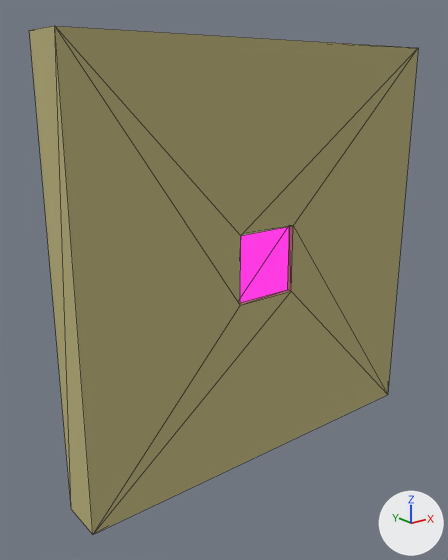
The glTF model assets/tile.glb: old version first, new version second.
Both versions are drawn from a 50 mm lens placed at (-18.4, -20.6, 7.7), pointed at (-1.3, 0.8, -0.8). The axes (+X, +Y, +Z) are drawn at lower right. The lights are the same throughout. Mesh edges are drawn as thin lines. Where no turn or scale is listed for an object, it has been applied to the vertices.
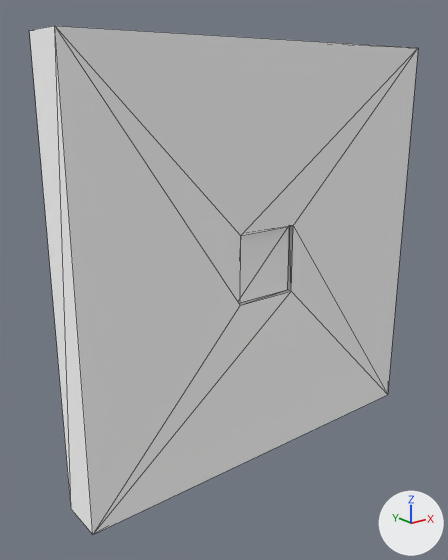
What differs and where, as boxes [x1, y1, x2, y2] in the pictures (448 x 560 px):
'Cube', recoloured, surface changed: [29, 26, 418, 534] in both

The edits, one by one:
Material 'Material.001' (mat_material_001) changes colour from beige #bab17a to white #ffffff; in linear values from (0.492, 0.439, 0.196) to (1.0, 1.0, 1.0).
Material 'inset' (mat_inset) changes colour from black #000000 to white #ffffff; in linear values from (0.0, 0.0, 0.0) to (1.0, 1.0, 1.0).
In material 'inset' (mat_inset), emission_color is no longer (1.0, 0.0438, 0.766), pink #ff3be3.
In material 'inset' (mat_inset), emission_strength is no longer 1.0.
